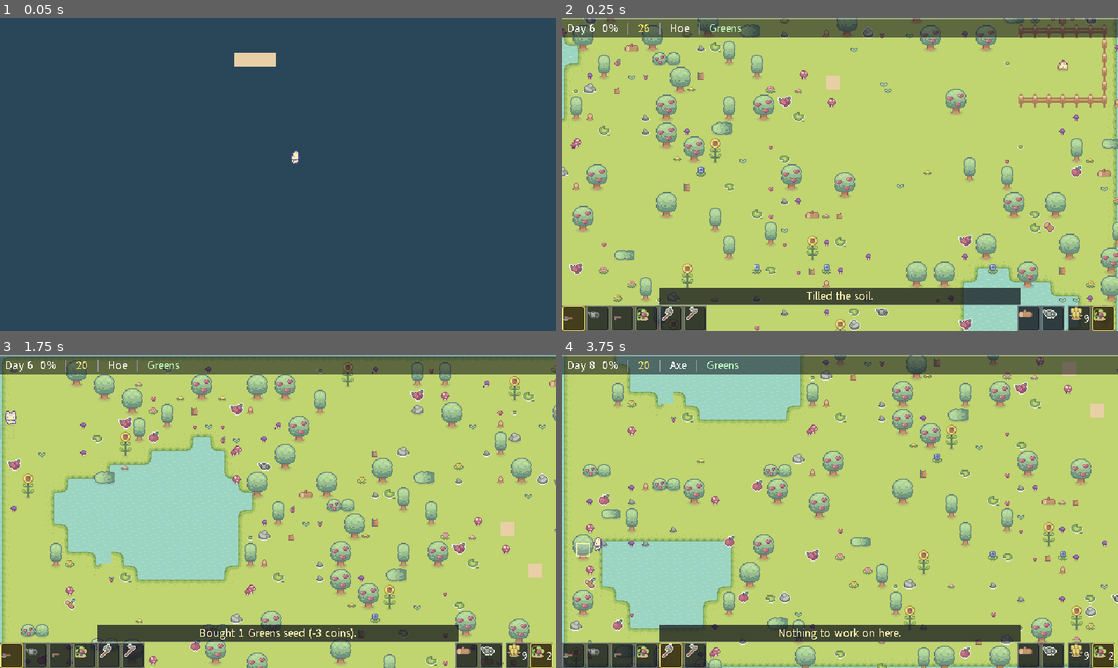
Above: before the commit, frames 1-4 (two rows, left to right).
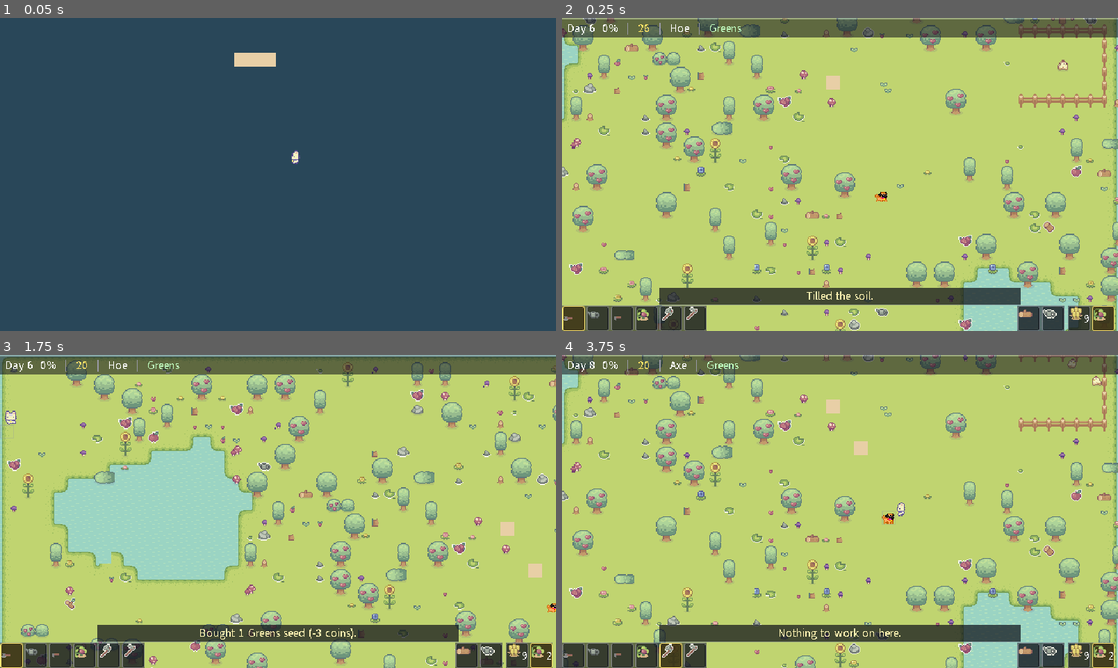
Above: after the commit, the same moments.

Repository: MonkeyL2000/croptail
Game: Godot game, scene res://scenes/dev/selftest.tscn
Same seed, same stepped clock (60 frames per second), same inputs: the game is played once before the commit and once after it. This scene is started directly instead of the project's main scene.
Inputs:
- Up to frame 1 (0.05 s): no input
- Up to frame 2 (0.25 s): no input
- Up to frame 3 (1.75 s): hold D (walk_right) 0.53-1.28 s; hold B (buy_seed) 0.53-1.28 s; tap Enter at 1.25 s; hold S (walk_down) from 1.28 s (still down); tap R (cycle_seed) at 1.35 s
- Up to frame 4 (3.75 s): release S (walk_down) at 2.03 s; hold D (walk_right) 2.03-2.78 s; hold T (end_day) 2.03-2.78 s; hold W (walk_up) 2.78-3.53 s; tap E (next_tool) at 2.85 s; hold A (walk_left) from 3.53 s (still down); hold Q (prev_tool) from 3.53 s (still down)

Frame 1 is identical in both runs. In frame 2, less than 0.1% of the frame differs, in the area x 56-59%, y 55-59%; in frame 3, less than 0.1%; in frame 4, 34%, in the area x 0-100%, y 0-100%.

Commit message:
feat: 加宠物狗(用户给的外部素材),顺手修掉自检里的假失败
素材:用户给的 lilpuddinpuggums.png(96x192,白底,3 列 x 4 行,每格 32x48)。
不是 Sprout Lands 包里的东西 —— 走「外部素材接入」流程,坑见 DECISIONS#dog-pet。

- tools/pack_dog.py:抠白底 + 按行居中 + 2:1 取样缩小。
  - 白底全部和画布边缘连通,可以安全抠透明(没有围住的白)。
  - 原图是 2 倍整数放大(18432 个像素里只 152 对不同)→ 取样,不插值。
  - 镜像轴落在半个源像素上:朝右那行从奇数 x 取样,左右帧才是精确镜像
    (验过 0 个像素不同;不做这一步转身会闪)。
  - 产出 game_source/Pets/pug_walk.png(48x96 = 3x4 格 16x24)+
    人肉对照图 docs/art/pug_sheet.png。
- scripts/world/dog.gd:CharacterBody2D,精灵在代码里搭(照 chicken.gd 的路子)。
  - offset = (0,-12) 让原点落在狗脚下;自检直接量脚离原点多远(-1.0)。
  - 跟随 = 重走玩家的脚印(每 6px 记一个点),不直线追 —— 直线必然顶在树上。
    跟上了就停下、面朝玩家;卡住 0.35s 丢一个脚印点。
  - 层 2 / 掩码 1:狗不挡玩家,自己也不穿水/树(自检双向断言)。
  - farm_props.keep_clear:给每只动物留 3x3 格,免得树长在狗身上。
- 自检 231 → 260:
  - 图集:白底抠干净、11~12px 高、正面有舌头而背面 0 个、左右帧精确镜像、
    每个动画取自自己那一行、帧不越格、脚落在原点 ±2px。
  - 跟随:造一堵临时的墙让玩家绕过去,断言狗的 y 曾经高过墙顶(直线追会挂);
    追赶距离 29 → 19px;走起来播 walk_*、停下来面朝玩家。
- 修假失败:_test_ponds() 内部有 60 帧推墙循环却没被 await,变成发射后不管的
  协程和后面的测试抢玩家位置(落点算出 416.8、期望 -221)。加 await 后恢复差 0.0。
  记在 DECISIONS#selftest-await,并写进 AGENTS 的硬性约定。
- 截图:三张里狗的调色板像素只出现在「世界坐标 + canvas xform」算出的 13x12 框里。
- 文档:AGENTS/DECISIONS/PROGRESS/README/ASSET_CREDITS 全同步。
  狗的授权**未确认**,标了「确认前不要发 release」。

Diff:
--- a/scenes/main.tscn
+++ b/scenes/main.tscn
@@ -1,10 +1,11 @@
-[gd_scene load_steps=6 format=3 uid="uid://cfh144g1m04gv"]
+[gd_scene load_steps=7 format=3 uid="uid://cfh144g1m04gv"]
 
 [ext_resource type="PackedScene" uid="uid://ce6dfgcs7wjpk" path="res://scenes/world/farm_map.tscn" id="1_map"]
 [ext_resource type="Script" path="res://scripts/core/main.gd" id="2_main"]
 [ext_resource type="PackedScene" uid="uid://04ftqh3rmnjo" path="res://scenes/characters/player.tscn" id="4_player"]
 [ext_resource type="PackedScene" path="res://scenes/ui/hud.tscn" id="5_hud"]
 [ext_resource type="Script" path="res://scripts/farm/target_indicator.gd" id="6_indicator"]
+[ext_resource type="Script" path="res://scripts/world/dog.gd" id="7_dog"]
 
 [node name="Main" type="Node2D"]
 script = ExtResource("2_main")
@@ -14,6 +15,10 @@
 [node name="Player" parent="." instance=ExtResource("4_player")]
 position = Vector2(400, 250)
 
+[node name="Dog" type="CharacterBody2D" parent="."]
+position = Vector2(368, 252)
+script = ExtResource("7_dog")
+
 [node name="TargetIndicator" type="Node2D" parent="."]
 script = ExtResource("6_indicator")
 
--- a/scripts/core/main.gd
+++ b/scripts/core/main.gd
@@ -9,6 +9,9 @@
 @onready var farm_props: FarmProps = $FarmMap/Props
 @onready var farm_map: Node2D = $FarmMap
 @onready var player: Player = $Player
+## 宠物狗。跟着玩家跑(自己重走玩家的脚印,见 dog.gd 的说明)。
+## 它和 TargetIndicator 一样必须在 Player **之后** —— 跟随的时候会踩着玩家的脚后跟。
+@onready var dog := $Dog
 ## 面前那一格的指示框。它在 main.tscn 里摆在 FarmMap / Player **之后**,
 ## 也就是盖在最上层 —— 角色精灵 48px 比一格还大,画在地面层时面朝上会把框整个挡住
 ## (拿真实截图的像素量出来的)。不用 z_index:负 z 会被父节点的 z 抵消下场,连底板都盖不住。
@@ -20,11 +23,14 @@
 	# Props 在它自己的 _ready() 里就撒好了,这里只补上「谁不能挡」这两条
 	farm_props.plot = farm_plot
 	farm_props.player = player
+	# 狗的出生点周围也留空,不然树会长在它身上(必须在 rebuild() 之前设)
+	farm_props.keep_clear = [dog.global_position]
 	farm_props.rebuild()
 
 	player.farm_plot = farm_plot
 	player.farm_props = farm_props
 	player.action_message.connect(hud.show_message)
+	dog.player = player
 	target_indicator.setup(player, farm_plot)
 	TimeManager.day_changed.connect(_on_day_changed)
 	_apply_camera_limits()
--- a/scripts/dev/screenshot.gd
+++ b/scripts/dev/screenshot.gd
@@ -33,10 +33,16 @@
 		_till_plot(main)
 	_dump_hud_geometry(main)
 	var player: Player = main.get_node("Player")
+	var dog := main.get_node_or_null("Dog")
 	for i in shots:
 		if i < spots.size():
 			player.global_position = spots[i]
 			player.camera.reset_smoothing()
+		# 狗是靠「重走玩家的脚印」跟的,截图里直接把它挪到旁边 —— 挪位置等于瞬移,
+		# 它的脚印会清空,不用等它跑过来(几个 spots 之间相距几百像素)
+		if dog != null:
+			dog.teleport_to(player.global_position + Vector2(-10, -18))
+			dog.set_facing(Vector2.DOWN)
 		if i < facings.size():
 			player.set_facing(facings[i])
 		for j in frames_between:
--- a/scripts/dev/selftest.gd
+++ b/scripts/dev/selftest.gd
@@ -44,6 +44,10 @@
 	],
 }
 
+## 宠物狗的脚本。和图里那些动物一样**不用 class_name** —— `preload` 拿它的常量和
+## 静态函数就够了(和 farm_props.gd 引 chicken.gd 一个路子)。
+const DogScript := preload("res://scripts/world/dog.gd")
+
 var _checks: int = 0
 var _failures: int = 0
 
@@ -852,9 +856,299 @@
 	await _test_tree_blocks_player(main_props, main_player)
 	_test_landmarks(main_props)
 	await _test_gather(main_props, main_player, indicator, main.get_node("HUD"))
-	_test_ponds(map, main_player, main_plot)
+	# 这里必须 await:它内部有 60 个物理帧的推墙循环。不 await 的话它会变成
+	# 「发射后不管」的协程,和后面的测试**抢玩家位置** —— 后果是它读到的
+	# 玩家位置是别的测试摆的(实测停在 416.8 而不是塘边的 -221)。
+	await _test_ponds(map, main_player, main_plot)
 	_test_prop_art()
 	_test_every_wood_variant_is_choppable(main_props)
+	await _test_dog(main, main_player)
+
+
+## 宠物狗:用户给的素材(`game_source/Pets/lilpuddinpuggums.png`)经
+## `tools/pack_dog.py` 处理成 `game_source/Pets/pug_walk.png`。
+func _test_dog(main: Node2D, walker: Player) -> void:
+	var dog := main.get_node_or_null("Dog")
+	check("main scene has the pet dog", dog != null)
+	if dog == null:
+		return
+	_test_dog_art(dog, main)
+	check("the dog draws after the player (so it is visible while following)",
+		dog.get_index() > walker.get_index())
+	await _test_dog_follow(main, dog, walker)
+
+
+## 狗的图集处理得对不对。三条都是**不报错**的错法,所以必须断言:
+##   1. 白底没抠 -> 游戏里狗屁股后面跟着一个白方块;
+##   2. 动画名和行对不上 -> 往右走却播朝左的帧(玩家那边栽过一次);
+##   3. 忘了缩小 -> 源图 26x24 的狗比 14x16 的农夫还大。
+func _test_dog_art(dog: Node2D, main: Node2D) -> void:
+	print("-- pet dog art (keyed white background + packed sheet)")
+	var sheet := load(DogScript.SHEET) as Texture2D
+	check("the packed dog sheet is 48x96 (3 cols x 4 rows of 16x24)",
+		sheet != null and sheet.get_size() == Vector2(DogScript.CELL.x * 3, DogScript.CELL.y * 4))
+
+	var sprite := dog.get_node_or_null("Sprite") as AnimatedSprite2D
+	check("the dog has a sprite", sprite != null)
+	if sprite == null:
+		return
+	var frames := sprite.sprite_frames
+	check("the dog has idle+walk for 4 directions (8 animations)",
+		frames.get_animation_names().size() == 8)
+
+	var rows_used := {}
+	var mapping_ok := true
+	for dir_name in DogScript.DIR_ROWS:
+		var row: int = DogScript.DIR_ROWS[dir_name]
+		rows_used[row] = true
+		for prefix in ["idle", "walk"]:
+			var anim := "%s_%s" % [prefix, dir_name]
+			if not frames.has_animation(anim):
+				mapping_ok = false
+				continue
+			var want := 1 if prefix == "idle" else DogScript.WALK_FRAMES
+			if frames.get_frame_count(anim) != want:
+				mapping_ok = false
+			for index in frames.get_frame_count(anim):
+				var atlas := frames.get_frame_texture(anim, index) as AtlasTexture
+				if atlas == null or atlas.atlas != sheet \
+						or atlas.region != DogScript.frame_rect(row, index):
+					mapping_ok = false
+	check("every dog animation takes its frames from its own row", mapping_ok)
+	check("the four directions use four different rows", rows_used.size() == 4)
+
+	# 逐像素过一遍每个走路帧
+	var empty_frames := 0
+	var ink_in_corner := 0
+	var min_height := 999
+	var max_height := 0
+	var min_x := 999
+	var max_x := -1
+	var tongue_front := 0
+	var tongue_back := 0
+	for dir_name in DogScript.DIR_ROWS:
+		for index in DogScript.WALK_FRAMES:
+			var image := _frame_image(frames.get_frame_texture("walk_%s" % dir_name, index))
+			if image == null:
+				continue
+			var box := _frame_bbox(image)
+			if box.size == Vector2i.ZERO:
+				empty_frames += 1
+				continue
+			min_height = mini(min_height, box.size.y)
+			max_height = maxi(max_height, box.size.y)
+			min_x = mini(min_x, box.position.x)
+			max_x = maxi(max_x, box.position.x + box.size.x)
+			if image.get_pixel(0, 0).a > 0.5:
+				ink_in_corner += 1
+			var tongue := _count_colours(image, [Color8(235, 47, 181), Color8(255, 69, 243)])
+			if dir_name == "front":
+				tongue_front += tongue
+			elif dir_name == "back":
+				tongue_back += tongue
+	check("no dog frame is empty", empty_frames == 0)
+	check("the white background is gone (frame corners are transparent)", ink_in_corner == 0)
+	check("the dog is scaled to farm size (%d..%d px tall; the farmer is 16)"
+		% [min_height, max_height], min_height >= 9 and max_height <= 14)
+	check("the front view shows the tongue, the back view does not (%d / %d)"
+		% [tongue_front, tongue_back], tongue_front > 0 and tongue_back == 0)
+	check("every frame keeps its content inside its cell (x %d..%d of %d)"
+		% [min_x, max_x, DogScript.CELL.x], min_x >= 0 and max_x <= DogScript.CELL.x)
+
+	# 左右两帧必须**逐像素**是镜像:差半个源像素的话,狗转身时会闪一下
+	var mirrored := 0
+	for index in DogScript.WALK_FRAMES:
+		var left := _frame_image(frames.get_frame_texture("walk_left", index))
+		var right := _frame_image(frames.get_frame_texture("walk_right", index))
+		if left != null and right != null and _is_mirror(left, right):
+			mirrored += 1
+	check("left frames are the exact mirror of right frames (%d)" % mirrored,
+		mirrored == DogScript.WALK_FRAMES)
+
+	# 原点当「地面上的落点」用,脚就必须落在原点上下 —— 偏了整只狗会浮在半空 /
+	# 掉到地底下(格子贴图偏移那种不报错的错法,见 DECISIONS#cell-sprites)
+	var feet := _dog_feet_offset(dog, sprite, frames)
+	print("      脚: 最低一行不透明像素在原点下方 %.1f px(期望 -1.0 上下)" % feet)
+	check("the dog's feet sit on its origin (within 2px)", absf(feet) <= 2.0)
+
+	# 白底素材必须已经被 tools/pack_dog.py 处理过:源图也是导入好的贴图,
+	# 直接引它一样能跑,只是游戏里会多一圈白 —— 所以比对像素而不是资源路径
+	check("the frames come from the packed sheet, not the raw white-bg source",
+		_frames_use_sheet(frames, sheet))
+
+
+## 动画是不是都取自这张图集(而不是源图 / 别的贴图)
+func _frames_use_sheet(frames: SpriteFrames, sheet: Texture2D) -> bool:
+	for anim_name in frames.get_animation_names():
+		for index in frames.get_frame_count(anim_name):
+			var atlas := frames.get_frame_texture(anim_name, index) as AtlasTexture
+			if atlas == null or atlas.atlas != sheet:
+				return false
+	return true
+
+
+## 一张帧图里不透明像素的包围盒(全透明返回零矩形)
+func _frame_bbox(image: Image) -> Rect2i:
+	var min_x := 1 << 30
+	var min_y := 1 << 30
+	var max_x := -1
+	var max_y := -1
+	for y in image.get_height():
+		for x in image.get_width():
+			if image.get_pixel(x, y).a > 0.5:
+				min_x = mini(min_x, x)
+				max_x = maxi(max_x, x)
+				min_y = mini(min_y, y)
+				max_y = maxi(max_y, y)
+	if max_x < 0:
+		return Rect2i(0, 0, 0, 0)
+	return Rect2i(min_x, min_y, max_x - min_x + 1, max_y - min_y + 1)
+
+
+## 图里这几种颜色各有多少个不透明像素(容差 0.02:导入后颜色是浮点)
+func _count_colours(image: Image, colours: Array) -> int:
+	var found := 0
+	for y in image.get_height():
+		for x in image.get_width():
+			var c := image.get_pixel(x, y)
+			if c.a <= 0.5:
+				continue
+			for want in colours:
+				if absf(c.r - want.r) < 0.02 and absf(c.g - want.g) < 0.02 \
+						and absf(c.b - want.b) < 0.02:
+					found += 1
+					break
+	return found
+
+
+## 帧里最低那行不透明像素,离狗自己的 position 有多远(世界 px,正 = 更低)。
+## 走精灵自己的变换算:第 r 行的世界 y = position + offset - CELL.y/2 + r
+## (centered = true,所以贴图中心在 position + offset)。
+func _dog_feet_offset(dog: Node2D, sprite: AnimatedSprite2D, frames: SpriteFrames) -> float:
+	var bottom := -1
+	for anim_name in frames.get_animation_names():
+		for index in frames.get_frame_count(anim_name):
+			var image := _frame_image(frames.get_frame_texture(anim_name, index))
+			if image == null:
+				continue
+			var box := _frame_bbox(image)
+			if box.size.y > 0:
+				bottom = maxi(bottom, box.position.y + box.size.y - 1)
+	if bottom < 0:
+		return 999.0
+	return sprite.global_position.y + sprite.offset.y - DogScript.CELL.y * 0.5 \
+		+ bottom - dog.global_position.y
+
+
+## 跟随:狗靠「重走玩家的脚印」绕开实心物件,所以这里不但验它跟得上,
+## 还真的造一堵墙让玩家绕过去 —— 直线追的实现会顶死在墙上,这一条会挂。
+##
+## 位置不写死随机地形:整段测试都在出生点周围 `spawn_clear_cells` 那 7x7 格里,
+## 那几格是撒道具时就被保留的空地(见 farm_props.gd 的 keep_clear / reserved)。
+func _test_dog_follow(main: Node2D, dog: Node2D, walker: Player) -> void:
+	print("-- pet dog follows the player")
+	check("the dog cannot push the player around (layer 2, mask 1)",
+		dog.collision_layer == 2 and dog.collision_mask == 1
+		and (walker.collision_mask & dog.collision_layer) == 0)
+
+	var props := main.get_node("FarmMap/Props") as FarmProps
+	var spawn_cell: Vector2i = props.to_local_cell(dog.global_position)
+	check("the dog spawns on a walkable grass cell",
+		props.grass_cells.has(spawn_cell) and not props.solid_cells.has(spawn_cell))
+	check("nothing was scattered onto the dog's spawn", props.prop_at(spawn_cell).is_empty())
+
+	# 让玩家自己的状态机安静下来:这段测试靠手推 velocity + move_and_slide,
+	# 合成按键不可靠(见 DECISIONS#synthetic-input)
+	(walker.get_node("StateMachine") as NodeFiniteStateMachine).on_state_transition("idle")
+	var wall := _make_test_wall(Rect2(420, 238, 8, 56))
+	add_child(wall)
+
+	walker.global_position = Vector2(400, 250)
+	dog.teleport_to(Vector2(368, 250))
+	await _step_physics(4)
+	var start_gap := dog.global_position.distance_to(walker.global_position)
+
+	var path: Array[Vector2] = [Vector2(412, 225), Vector2(438, 225), Vector2(438, 250)]
+	var dog_min_y := dog.global_position.y
+	var frames_used := 0
+	for point in path:
+		while walker.global_position.distance_to(point) > 2.0 and frames_used < 400:
+			walker.velocity = (point - walker.global_position).normalized() * Player.SPEED
+			walker.move_and_slide()
+			await get_tree().physics_frame
+			frames_used += 1
+			dog_min_y = minf(dog_min_y, dog.global_position.y)
+	walker.velocity = Vector2.ZERO
+	for i in 150:
+		await get_tree().physics_frame
+		dog_min_y = minf(dog_min_y, dog.global_position.y)
+
+	var gap := dog.global_position.distance_to(walker.global_position)
+	print("      跟随: 距离 %.1f -> %.1f px,狗最高走到 y=%.1f(墙顶 238)" % [start_gap, gap, dog_min_y])
+	check("the dog caught up with the player (%.0f -> %.0f px)" % [start_gap, gap],
+		gap <= DogScript.FOLLOW_GAP + 8.0)
+	check("the dog walked around the wall instead of into it", dog_min_y < 238.0)
+	check("the dog stopped short instead of standing on the player", gap > 1.0)
+	var sprite := dog.get_node("Sprite") as AnimatedSprite2D
+	check("the dog idles once it caught up (anim '%s')" % sprite.animation,
+		sprite.animation.begins_with("idle_"))
+	# 停下来要**面朝玩家**,不是面朝上一段路。规矩和 set_facing 一样:只认主轴。
+	# (第一版这里写死 'right' 报错了 —— 狗绕完墙停在玩家上方,面朝下才是对的。)
+	check("the dog faces the player once it stops (facing '%s')" % dog.dir_suffix(),
+		dog.facing == _facing_towards(walker.global_position - dog.global_position))
+	check("the dog ended up on grass, not in the water",
+		props.grass_cells.has(props.to_local_cell(dog.global_position)))
+
+	# 走起来要播走路动画,而且朝向跟着走的方向变。
+	# 顺序要紧:先把玩家摆好并等两帧(脚印里会记下他当时的位置),
+	# 再把狗放到玩家**右边** 40px 处并清空脚印 —— 不清脚印、不等这两帧的话,
+	# 脚印里留着旧位置,狗会先往右跑一段,这个断言就测反了。
+	walker.global_position = Vector2(360, 250)
+	await _step_physics(2)
+	dog.teleport_to(Vector2(400, 250))
+	await _step_physics(2)
+	walker.global_position = Vector2(330, 250)
+	var walk_anim := ""
+	var facing_while_walking := Vector2.ZERO
+	for i in 40:
+		await get_tree().physics_frame
+		if dog.global_position.distance_to(walker.global_position) > DogScript.FOLLOW_GAP:
+			walk_anim = sprite.animation
+			facing_while_walking = dog.facing
+	check("the dog plays the walk animation while moving ('%s')" % walk_anim,
+		walk_anim.begins_with("walk_"))
+	check("the dog faces left when the player is to its left ('%s')"
+		% _facing_name(facing_while_walking), facing_while_walking == Vector2.LEFT)
+
+	wall.queue_free()
+
+
+## 朝向的规矩(和 dog.gd::set_facing 一致):只看主轴,斜着走不来回抽
+func _facing_towards(offset: Vector2) -> Vector2:
+	if absf(offset.x) > absf(offset.y):
+		return Vector2.RIGHT if offset.x > 0.0 else Vector2.LEFT
+	return Vector2.DOWN if offset.y > 0.0 else Vector2.UP
+
+
+## 临时的一堵墙(层 1 = 和水墙同一层),用来验「狗是绕过去的」
+func _make_test_wall(rect: Rect2) -> StaticBody2D:
+	var body := StaticBody2D.new()
+	body.name = "TestWall"
+	body.collision_layer = 1
+	body.collision_mask = 0
+	body.position = rect.position + rect.size * 0.5
+	var shape := CollisionShape2D.new()
+	var box := RectangleShape2D.new()
+	box.size = rect.size
+	shape.shape = box
+	body.add_child(shape)
+	return body
+
+
+## 等几个物理帧
+func _step_physics(frames: int) -> void:
+	for i in frames:
+		await get_tree().physics_frame
 
 
 ## 手摆地标:围栏圈 / 鸡舍 / 鸡。
--- /dev/null
+++ b/scripts/world/dog.gd
@@ -0,0 +1,221 @@
+extends CharacterBody2D
+
+## 跟着玩家跑的宠物狗(素材 `game_source/Pets/lilpuddinpuggums.png`,用户提供)。
+##
+## **为什么是「重走玩家的脚印」而不是「朝玩家直线冲」**:树、石头是实心的,
+## 直线追会在树干上顶死 —— 玩家绕过去了,狗卡在树后面。这里改成记路线:
+## 玩家每走 TRAIL_STEP 像素就记一个路点,狗按顺序一个个走过去。
+## 玩家能过的地方狗一定能过(它走的正是同一条路),不用写寻路。
+## 卡住也会自救(见 _physics_process 里的 _stuck):真顶住了就丢掉那个路点。
+##
+## **图集是处理过的**:源图是白底的 96x192,由 `tools/pack_dog.py` 抠白底 +
+## 按行居中 + 2:1 取样成 48x96(3 列 x 4 行,每格 16x24,带 alpha)。
+## 直接引源图的话狗屁股后面会跟着一个白方块。见 docs/DECISIONS.md#dog-pet。
+##
+## 和鸡(chicken.gd)不一样:鸡不走物理(围栏拦玩家、鸡在圈里随便逛),
+## 狗要跟着玩家满地图跑,得真的和水的碰撞墙 / 树打交道,所以是 CharacterBody2D。
+## 它的 collision_layer 是 2 —— 没人拿 2 当 mask,所以狗不会把玩家顶开。
+
+const SHEET := "res://game_source/Pets/pug_walk.png"
+## 成品图集的一格(和 tools/pack_dog.py 里的 CELL 一致)
+const CELL := Vector2i(16, 24)
+## 行 -> 朝向名。和 player.gd 的 dir_suffix() 同一套:front / back / left / right
+const DIR_ROWS := {"front": 0, "left": 1, "right": 2, "back": 3}
+## 一行 3 帧(走路循环:左前腿 / 换腿 / 右前腿)
+const WALK_FRAMES := 3
+const FPS := 6.0
+## 比玩家(60)慢一点,不然狗会一直贴着人腿
+const SPEED := 46.0
+## 走到离路点这么近就算到了
+const ARRIVE := 3.0
+## 玩家每走这么远记一个路点
+const TRAIL_STEP := 6.0
+## 路点最多留这么多(走太久不清会把数组撑大)
+const TRAIL_MAX := 96
+## 沿着路线离玩家这么近就停下(不然会踩到玩家身上)
+const FOLLOW_GAP := 20.0
+## 卡住判定:这么久了还没挪动就丢掉当前路点
+const STUCK_TIME := 0.35
+## 脚下的小碰撞圆(玩家是 5,狗小一点)
+const BODY_RADIUS := 4.0
+
+## 由 main.gd 注入
+var player: Player
+var facing := Vector2.DOWN
+
+var _sprite: AnimatedSprite2D
+## 玩家的脚印,队首 = 狗现在要去的点
+var _trail := PackedVector2Array()
+var _moving := false
+var _stuck := 0.0
+
+
+func _ready() -> void:
+	_sprite = AnimatedSprite2D.new()
+	_sprite.name = "Sprite"
+	_sprite.sprite_frames = _build_frames()
+	# 图格里狗贴在最下面几行,而 AnimatedSprite2D 默认把「格子的中心」当原点。
+	# 往上挪半格,原点就落到了狗的**脚下** —— 位置可以直接当成地面上的落点用。
+	# 符号别写反:offset.y 是往下移,所以要负的(写正的话整只狗会挂到地底下)。
+	_sprite.offset = Vector2(0, -CELL.y * 0.5)
+	_sprite.play("idle_front")
+	add_child(_sprite)
+
+	var shape := CollisionShape2D.new()
+	shape.name = "CollisionShape2D"
+	var circle := CircleShape2D.new()
+	circle.radius = BODY_RADIUS
+	shape.shape = circle
+	add_child(shape)
+
+	# 层 2:没人把 2 当 mask,所以狗挡不住玩家 / 道具的碰撞体
+	collision_layer = 2
+	collision_mask = 1
+
+
+func _physics_process(delta: float) -> void:
+	if player == null:
+		return
+	_record_trail()
+	_drop_reached()
+	if _remaining_path_length() <= FOLLOW_GAP:
+		# 已经跟上了:清掉脚印,免得玩家绕一圈回到原地后狗又照着圆圈跑一遍
+		_trail.clear()
+		_face_towards(player.global_position)
+		_stop()
+		return
+
+	var aim := _trail[0]
+	var before := global_position
+	var to_aim := aim - global_position
+	if to_aim.length() < ARRIVE:
+		velocity = Vector2.ZERO
+	else:
+		velocity = to_aim.normalized() * SPEED
+		set_facing(velocity)
+	move_and_slide()
+	_set_moving(velocity != Vector2.ZERO)
+
+	# 顶在树上顶久了就把这个路点丢掉(玩家绕过去的时候会有这种情况)
+	if global_position.distance_to(before) < SPEED * delta * 0.25:
+		_stuck += delta
+		if _stuck >= STUCK_TIME and not _trail.is_empty():
+			_trail.remove_at(0)
+			_stuck = 0.0
+	else:
+		_stuck = 0.0
+
+
+## 玩家走远了就记一个路点
+func _record_trail() -> void:
+	var here := player.global_position
+	if _trail.is_empty() or _trail[_trail.size() - 1].distance_to(here) >= TRAIL_STEP:
+		_trail.append(here)
+		while _trail.size() > TRAIL_MAX:
+			_trail.remove_at(0)
+
+
+## 走到过的那种路点就出队
+func _drop_reached() -> void:
+	while not _trail.is_empty() and global_position.distance_to(_trail[0]) < ARRIVE:
+		_trail.remove_at(0)
+
+
+## 狗 -> 剩下所有路点 -> 玩家,加起来的路程
+func _remaining_path_length() -> float:
+	if _trail.is_empty():
+		return 0.0
+	var total := global_position.distance_to(_trail[0])
+	for i in range(_trail.size() - 1):
+		total += _trail[i].distance_to(_trail[i + 1])
+	total += _trail[_trail.size() - 1].distance_to(player.global_position)
+	return total
+
+
+func _face_towards(point: Vector2) -> void:
+	set_facing(point - global_position)
+
+
+func set_facing(direction: Vector2) -> void:
+	if direction == Vector2.ZERO:
+		return
+	# 只认主轴:斜着走的时候不要来回抖(和玩家一样)
+	if absf(direction.x) > absf(direction.y):
+		facing = Vector2.RIGHT if direction.x > 0.0 else Vector2.LEFT
+	else:
+		facing = Vector2.DOWN if direction.y > 0.0 else Vector2.UP
+	if not _moving:
+		play_anim("idle")
+
+
+func dir_suffix() -> String:
+	if facing == Vector2.UP:
+		return "back"
+	if facing == Vector2.DOWN:
+		return "front"
+	if facing == Vector2.LEFT:
+		return "left"
+	return "right"
+
+
+func play_anim(prefix: String) -> void:
+	if _sprite == null:
+		return
+	var animation := "%s_%s" % [prefix, dir_suffix()]
+	if _sprite.animation != animation or not _sprite.is_playing():
+		_sprite.play(animation)
+
+
+func _set_moving(value: bool) -> void:
+	if value == _moving:
+		return
+	_moving = value
+	play_anim("walk" if _moving else "idle")
+
+
+func _stop() -> void:
+	velocity = Vector2.ZERO
+	_set_moving(false)
+
+
+## 把狗直接挪到某处(读档、测试用):位置和脚印一起清掉,不然它会回头去走旧路线
+func teleport_to(point: Vector2) -> void:
+	global_position = point
+	velocity = Vector2.ZERO
+	_trail.clear()
+	_stuck = 0.0
+	_set_moving(false)
+
+
+## 图格里第 row 行第 col 帧的区域。测试用它和 CELL / DIR_ROWS 对照,
+## 免得「动画名对了但切错行」这种错(玩家那边栽过一次)。
+static func frame_rect(row: int, col: int) -> Rect2:
+	return Rect2(col * CELL.x, row * CELL.y, CELL.x, CELL.y)
+
+
+func _build_frames() -> SpriteFrames:
+	var tex := load(SHEET) as Texture2D
+	var frames := SpriteFrames.new()
+	frames.remove_animation("default")
+	for dir_name in DIR_ROWS:
+		var row: int = DIR_ROWS[dir_name]
+		var walk := "walk_%s" % dir_name
+		frames.add_animation(walk)
+		frames.set_animation_speed(walk, FPS)
+		frames.set_animation_loop(walk, true)
+		for col in WALK_FRAMES:
+			frames.add_frame(walk, _atlas(tex, row, col))
+		# 没有单独的站立帧:站着就用走路的第一帧
+		var idle := "idle_%s" % dir_name
+		frames.add_animation(idle)
+		frames.set_animation_speed(idle, 1.0)
+		frames.set_animation_loop(idle, true)
+		frames.add_frame(idle, _atlas(tex, row, 0))
+	return frames
+
+
+static func _atlas(tex: Texture2D, row: int, col: int) -> AtlasTexture:
+	var at := AtlasTexture.new()
+	at.atlas = tex
+	at.region = frame_rect(row, col)
+	return at
--- a/scripts/world/farm_props.gd
+++ b/scripts/world/farm_props.gd
@@ -46,6 +46,9 @@
 @export var plot_path: NodePath = ^"../FarmPlot"
 var plot: FarmPlot
 var player: Node2D
+## 额外的「留空」世界坐标(main.gd 把宠物狗的出生点之类塞进来)。
+## 必须在 `rebuild()` **之前**设好 —— 撒点就在 rebuild 里跑。
+var keep_clear: Array[Vector2] = []
 
 ## 撒点的随机种子。固定值 => 每次进游戏森林长得一模一样。
 @export var placement_seed: int = 20261003
@@ -131,6 +134,12 @@
 		for x in range(landmark.position.x, landmark.end.x):
 			for y in range(landmark.position.y, landmark.end.y):
 				reserved[Vector2i(x, y)] = true
+	# 动物 / 宠物的落脚点周围 3x3 留空:撒点是不看物理体的,树会长到它们身上
+	for point in keep_clear:
+		var center := _to_cell(point - origin)
+		for dx in range(-1, 2):
+			for dy in range(-1, 2):
+				reserved[center + Vector2i(dx, dy)] = true
 
 	var candidates: Array[Vector2i] = []
 	for cell in grass_cells:
Binary file added: docs/art/pug_sheet.png
Binary file added: game_source/Pets/lilpuddinpuggums.png
Not shown, added: game_source/Pets/lilpuddinpuggums.png.import
Binary file added: game_source/Pets/pug_walk.png
Not shown, added: game_source/Pets/pug_walk.png.import
Not shown, changed: AGENTS.md
Not shown, changed: ASSET_CREDITS.md
Not shown, changed: docs/DECISIONS.md
Not shown, changed: docs/PROGRESS.md
